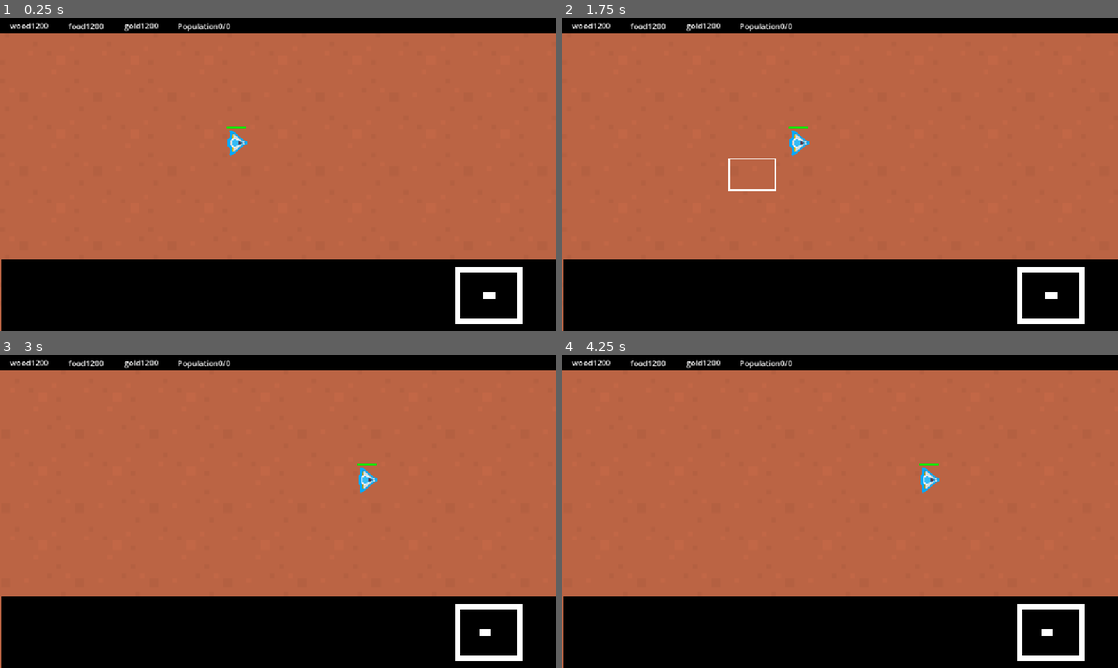
Above: before the commit, frames 1-4 (two rows, left to right).
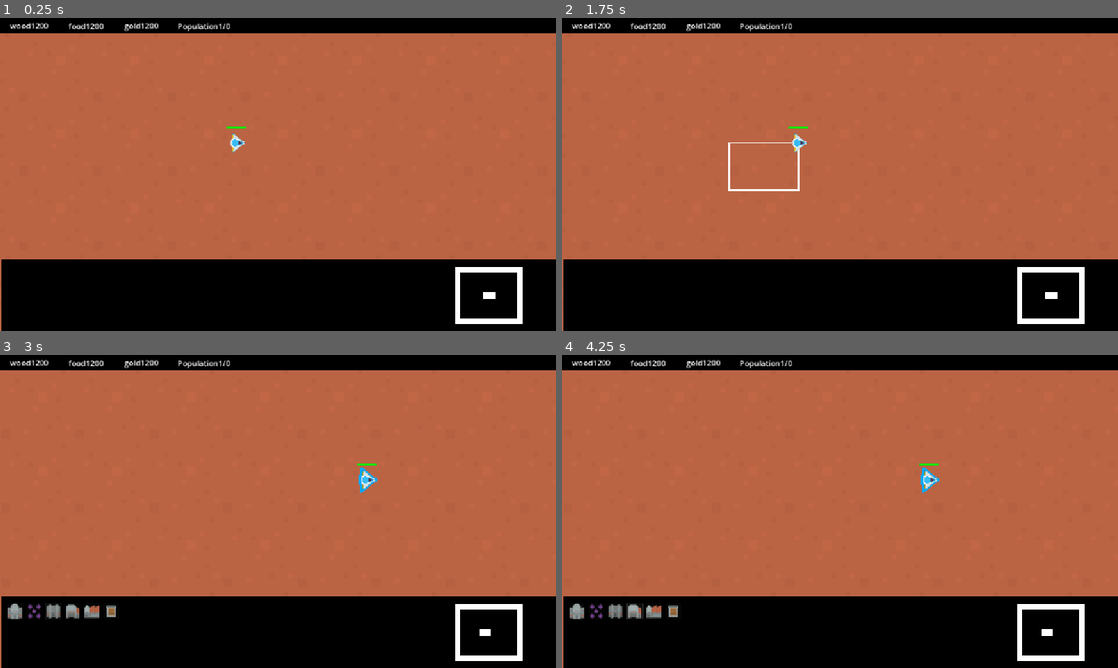
Above: after the commit, the same moments.

Repository: Tonkadora/RTS
Game: Godot game, scene res://main.tscn
Same seed, same stepped clock (60 frames per second), same inputs: the game is played once before the commit and once after it.
Inputs (mouse positions are in pixels of both pictures, inside the frame that each line leads up to):
- Up to frame 1 (0.25 s): no input
- Up to frame 2 (1.75 s): tap Enter at 0.5 s; move the mouse to (962, 158) at 0.52 s; click (962, 158) at 0.67 s; tap Space at 1.25 s; drag from (728, 190) to (795, 143) at 1.27 s
- Up to frame 3 (3 s): click (16, 611) at 2.02 s; click (55, 611) at 2.77 s
- Up to frame 4 (4.25 s): click (634, 611) at 3.52 s

The runs differ from the first frame. In frame 1, less than 0.1% of the frame differs, in the area x 39-45%, y 1-45%; in frame 2, 0.2%; in frame 3, 0.6%; in frame 4, 0.6%, in the area x 1-40%, y 1-85%.
Error after the commit: Cannot call method 'instantiate' on a null value. (res://worker_build_options.gd:17)

Commit message:
workerFunctions

Diff:
--- a/game_objects.gd
+++ b/game_objects.gd
@@ -33,7 +33,7 @@
 			var q = PhysicsShapeQueryParameters2D.new()
 			q.shape = select_rect
 			q.collision_mask = 2
-			q.transform = Transform2D(0,(drag_end - drag_start)/2)
+			q.transform = Transform2D(0,(drag_end + drag_start)/2)
 			selected = space.intersect_shape(q)
 			for item in selected:
 				item.collider.selected = true
--- /dev/null
+++ b/worker.gd
@@ -0,0 +1,372 @@
+extends CharacterBody2D
+
+@export var speed = 150
+@export var laser: PackedScene
+
+var target_radius = 10
+var av = Vector2.ZERO
+var avoid_weight = 0.1
+
+var job_building = false
+var job_cutting_wood = false
+var job_mining_gold = false
+var job_farming_farm = false
+var job_attack = false
+var job_attack_units = false
+var using_worker_tools = false
+
+var target_id = null
+var new_id = null
+var target_middle_of_enemy = null
+
+var wood_gathered = 0
+var gold_gathered = 0
+var food_gathered = 0
+
+var able_to_shoot = true
+
+var health = 10
+
+var selected = false:
+	set = set_selected
+
+var target = null:
+	set = set_target
+
+@onready var nav_agent: NavigationAgent2D = $NavigationAgent2D
+@onready var body: Node2D = $Body
+@onready var back_sprite: Sprite2D = $Body/BackSprite
+@onready var hit_box: Area2D = $HitBox
+@onready var animation_player: AnimationPlayer = $AnimationPlayer
+@onready var timer_inactive: Timer = $TimerInactive
+@onready var timer_shoot: Timer = $TimerShoot
+@onready var progress_bar: ProgressBar = $ProgressBar
+
+
+func _ready() -> void:
+	Global.player_units += 1
+	Global.population_count += 1
+
+	var characters = "abcdefghijklmnopqrstuvwxyz"
+	new_id = generate_id(characters, 10)
+	add_to_group("unit")
+
+
+func _physics_process(delta: float) -> void:
+	make_path()
+	move_towards_target()
+
+	if selected and Global.new_worker_target != null:
+		turn_off_all_jobs()
+		target = Global.new_worker_target
+
+		if Global.new_worker_target_job == "build":
+			turn_off_all_jobs()
+			job_building = true
+			target_id = Global.new_worker_target_id
+		if Global.new_worker_target_job == "chop_wood":
+			turn_off_all_jobs()
+			job_cutting_wood = true
+			target_id = Global.new_worker_target_id
+		if Global.new_worker_target_job == "mine_gold":
+			turn_off_all_jobs()
+			job_mining_gold = true
+			target_id = Global.new_worker_target_id
+		if Global.new_worker_target_job == "farm":
+			turn_off_all_jobs()
+			job_farming_farm = true
+			target_id = Global.new_worker_target_id
+		if Global.new_worker_target_job == "attack_unit":
+			turn_off_all_jobs()
+			job_attack_units = true
+			target_id = Global.new_worker_target_id
+		if Global.new_worker_target_job == "attack":
+			turn_off_all_jobs()
+			job_attack = true
+			target_id = Global.new_worker_target_id
+		if Global.new_worker_target_job == "tile" and job_farming_farm == false:
+			find_closest_side_of_tile()
+
+		selected = false
+
+	if using_worker_tools:
+		speed = 0
+		animation_player.play("UseTools")
+		await animation_player.animation_finished
+		if job_cutting_wood or job_farming_farm or job_mining_gold:
+			find_closest_drop_off_spot()
+			find_closest_side_of_tile()
+			using_worker_tools = false
+		speed = 150
+
+	if (job_cutting_wood or job_farming_farm or job_mining_gold or job_building) and timer_inactive.time_left == 0 and velocity == Vector2(0,0) and target == null:
+		using_worker_tools = false
+		find_closest_target_for_job()
+		reset_stand_still_timer()
+
+
+	check_if_no_more_resoruces_for_job()
+
+
+	if velocity != Vector2(0,0):
+		body.look_at(nav_agent.get_next_path_position())
+
+	if job_attack and target != null:
+		var distance_to_enemy = (target - global_position).lenghth()
+		if distance_to_enemy <= 70:
+			body.look_at(target_middle_of_enemy)
+			speed = 0
+			if able_to_shoot:
+				able_to_shoot = false
+				timer_shoot.start()
+				var new_laser = laser.instantiate()
+				new_laser.is_player_laser = true
+				add_sibling(new_laser)
+				new_laser.position = body.global_position
+				new_laser.look_at(target_middle_of_enemy)
+				new_laser.owners_id = new_id
+			var all_enemies = get_tree().get_nodes_in_group("enemy")
+			var found_targeted_enemy = false
+			for enemy in all_enemies:
+				if enemy.new_id == target_id:
+					target = enemy.position
+					target_middle_of_enemy = target
+					find_closest_side_of_tile()
+					found_targeted_enemy = true
+			if found_targeted_enemy == false:
+				job_attack = false
+				target = null
+				target_id = null
+				turn_off_all_jobs()
+		else:
+			var all_enemies = get_tree().get_nodes_in_group("enemy")
+			var found_targeted_enemy = false
+			for enemy in all_enemies:
+				if enemy.new_id == target_id:
+					target = enemy.position
+					target_middle_of_enemy = target
+					find_closest_side_of_tile()
+					found_targeted_enemy = true
+			if found_targeted_enemy == false:
+				job_attack = false
+				target = null
+				target_id = null
+				turn_off_all_jobs()
+			speed = 150
+	progress_bar.value = health
+
+	if health <= 0:
+		Global.player_units -= 1
+		Global.population_count -= 1
+		queue_free()
+
+
+func set_selected(value):
+	selected = value
+	if selected:
+		back_sprite.visible = true
+		Global.workers_selected = true
+	else:
+		back_sprite.visible = false
+		Global.workers_selected = false
+
+
+func set_target(value):
+	target = value
+
+
+func avoid():
+	var result = Vector2.ZERO
+	var neighbors = hit_box.get_overlapping_bodies()
+	if neighbors:
+		for n in neighbors:
+			result += n.position.direction_to(position)
+		result /= neighbors.size()
+	return result.normalized()
+
+
+func _on_navigation_agent_2d_velocity_computed(safe_velocity: Vector2) -> void:
+		velocity = safe_velocity
+
+
+func make_path():
+	if target != null:
+		nav_agent.target_position = target
+
+
+func move_towards_target():
+	velocity = Vector2.ZERO
+	if target != null:
+		velocity = position.direction_to(target)
+		var dir = to_local(nav_agent.get_next_path_position()).normalized()
+		velocity = dir * speed
+		if position.distance_to(target) < target_radius:
+			target = null
+	av = avoid()
+	velocity = (velocity + av * avoid_weight).normalized() * speed
+
+	if nav_agent.avoidance_enabled:
+		nav_agent.set_velocity(velocity)
+	else:
+		_on_navigation_agent_2d_velocity_computed(velocity)
+
+	move_and_slide()
+	var next_path_position = nav_agent.get_next_path_position()
+
+
+func turn_off_all_jobs():
+	target_id = null
+	job_building = false
+	job_cutting_wood = false
+	job_mining_gold = false
+	job_farming_farm = false
+	job_attack = false
+	job_attack_units = false
+	using_worker_tools = false
+	speed = 150
+
+
+func find_closest_side_of_tile():
+	if target != null and target.x < self.position.x and target.y < self.position.y:
+		target.x = target.x + 40
+		target.y = target.y + 40
+	if target != null and target.x < self.position.x and target.y > self.position.y:
+		target.x = target.x + 40
+		target.y = target.y - 40
+	if target != null and target.x > self.position.x and target.y < self.position.y:
+		target.x = target.x - 40
+		target.y = target.y + 40
+	if target != null and target.x > self.position.x and target.y > self.position.y:
+		target.x = target.x - 40
+		target.y = target.y - 40
+
+
+func _on_hit_box_area_entered(area: Area2D) -> void:
+	if area.is_in_group("unbuilt_building") and job_building and area.new_id == target_id:
+		using_worker_tools = true
+		body.look_at(area.position)
+	if area.is_in_group("built_building") and job_building:
+		using_worker_tools = false
+		find_closest_target_for_job()
+		reset_stand_still_timer()
+	if area.is_in_group("tree") and job_cutting_wood and area.new_id == target_id:
+		using_worker_tools = true
+		body.look_at(area.position)
+	if area.is_in_group("mine") and job_mining_gold and area.new_id == target_id:
+		using_worker_tools = true
+		body.look_at(area.position)
+	if area.is_in_group("farm") and job_farming_farm and area.new_id == target_id:
+		using_worker_tools = true
+		body.look_at(area.position)
+	if area.is_in_group("town_center") and (job_cutting_wood or job_farming_farm or job_mining_gold):
+		Global.wood_count += wood_gathered
+		Global.gold_count += gold_gathered
+		Global.food_count += food_gathered
+		wood_gathered = 0
+		gold_gathered = 0
+		food_gathered = 0
+		body.look_at(area.position)
+
+		go_back_to_the_resources()
+
+	if area.is_in_group("enemy_laser"):
+		health -= 1
+		if target_id != area.owner_id:
+			turn_off_all_jobs()
+			job_attack_units = true
+			job_attack = true
+			target_id = area.owners_id
+			body.look_at(area.position)
+			var all_enemies = get_tree().get_nodes_in_group("enemies")
+			for enemy in all_enemies:
+				if enemy.new_id == target_id:
+					target = enemy.position
+					target_middle_of_enemy = target
+		area.queue_free()
+
+
+func reset_stand_still_timer():
+	timer_inactive.start()
+
+
+func find_closest_target_for_job():
+	var lowest_distance = INF
+	var closest_job
+	var all_jobs
+
+	if job_building:
+		all_jobs = get_tree().get_nodes_in_group("unbuilt_building")
+	if job_cutting_wood:
+		all_jobs = get_tree().get_nodes_in_group("tree")
+	if job_mining_gold:
+		all_jobs = get_tree().get_nodes_in_group("mine")
+	if job_farming_farm:
+		all_jobs = get_tree().get_nodes_in_group("farm")
+	for job in all_jobs:
+		var distance = job.global_position.distance_to(position)
+		if distance < lowest_distance:
+			closest_job = job.position
+			lowest_distance = distance
+			target_id = job.new_id
+			target = closest_job
+			if job_farming_farm == false:
+				find_closest_side_of_tile()
+
+
+func find_closest_drop_off_spot():
+	var lowest_distance = INF
+	var closest_drop_offs
+	var all_drops_offs = get_tree().get_nodes_in_group("town_center")
+	for drop_off in all_drops_offs:
+		var distance = drop_off.global_position.distance_to(position)
+		if distance < lowest_distance:
+			closest_drop_offs = drop_off
+			lowest_distance = distance
+			target = closest_drop_offs
+
+
+func go_back_to_the_resources():
+	var lowest_resource = INF
+	var all_resources
+	if job_building:
+		all_resources = get_tree().get_nodes_in_group("unbuilt_building")
+	if job_cutting_wood:
+		all_resources = get_tree().get_nodes_in_group("tree")
+	if job_mining_gold:
+		all_resources = get_tree().get_nodes_in_group("mine")
+	if job_farming_farm:
+		all_resources = get_tree().get_nodes_in_group("farm")
+	for resource in all_resources:
+		var distance = resource.global_position.distance_to(position)
+		if resource.new_id == target_id:
+			target = resource.position
+			if job_farming_farm == false:
+				find_closest_side_of_tile()
+
+
+func check_if_no_more_resoruces_for_job():
+	var lowest_distance = INF
+	var all_resources
+	if job_building:
+		all_resources = get_tree().get_nodes_in_group("unbuilt_building")
+	if job_cutting_wood:
+		all_resources = get_tree().get_nodes_in_group("tree")
+	if job_mining_gold:
+		all_resources = get_tree().get_nodes_in_group("mine")
+	if job_farming_farm:
+		all_resources = get_tree().get_nodes_in_group("farm")
+	if job_attack:
+		all_resources = get_tree().get_nodes_in_group("enemy")
+	if all_resources == null:
+		turn_off_all_jobs()
+
+
+func generate_id(characters : String, lenght: int):
+	var word: String
+	var n_char = len(characters)
+	for i in range(lenght):
+		word += characters[randi()% n_char]
+	return word
+
+func _on_timer_shoot_timeout() -> void:
+	able_to_shoot = true
--- a/worker.tscn
+++ b/worker.tscn
@@ -1,5 +1,6 @@
-[gd_scene load_steps=10 format=3 uid="uid://dc6ywhkm5nb0d"]
-
+[gd_scene load_steps=11 format=3 uid="uid://dc6ywhkm5nb0d"]
+
+[ext_resource type="Script" uid="uid://bs7vsxh5arcca" path="res://worker.gd" id="1_8vnpx"]
 [ext_resource type="Texture2D" uid="uid://bvxlm0n0pibcd" path="res://GameArt/kenney_space-shooter-redux/PNG/playerShip3_blue.png" id="1_26yh5"]
 
 [sub_resource type="CircleShape2D" id="CircleShape2D_8vnpx"]
@@ -16,6 +17,57 @@
 
 [sub_resource type="StyleBoxFlat" id="StyleBoxFlat_4r8qu"]
 bg_color = Color(0, 0.905882, 0, 1)
+
+[sub_resource type="Animation" id="Animation_8vnpx"]
+length = 0.001
+tracks/0/type = "value"
+tracks/0/imported = false
+tracks/0/enabled = true
+tracks/0/path = NodePath("Tools:visible")
+tracks/0/interp = 1
+tracks/0/loop_wrap = true
+tracks/0/keys = {
+"times": PackedFloat32Array(0),
+"transitions": PackedFloat32Array(1),
+"update": 1,
+"values": [false]
+}
+tracks/1/type = "value"
+tracks/1/imported = false
+tracks/1/enabled = true
+tracks/1/path = NodePath("Tools/CollisionShape2D:disabled")
+tracks/1/interp = 1
+tracks/1/loop_wrap = true
+tracks/1/keys = {
+"times": PackedFloat32Array(0),
+"transitions": PackedFloat32Array(1),
+"update": 1,
+"values": [true]
+}
+tracks/2/type = "value"
+tracks/2/imported = false
+tracks/2/enabled = true
+tracks/2/path = NodePath("Tools/CollisionShape2D:scale")
+tracks/2/interp = 1
+tracks/2/loop_wrap = true
+tracks/2/keys = {
+"times": PackedFloat32Array(0),
+"transitions": PackedFloat32Array(1),
+"update": 0,
+"values": [Vector2(1, 1)]
+}
+tracks/3/type = "value"
+tracks/3/imported = false
+tracks/3/enabled = true
+tracks/3/path = NodePath("Body:scale")
+tracks/3/interp = 1
+tracks/3/loop_wrap = true
+tracks/3/keys = {
+"times": PackedFloat32Array(0),
+"transitions": PackedFloat32Array(1),
+"update": 0,
+"values": [Vector2(1, 1)]
+}
 
 [sub_resource type="Animation" id="Animation_26yh5"]
 resource_name = "UseTools"
@@ -69,57 +121,6 @@
 "values": [Vector2(1, 1), Vector2(1.2, 1.2), Vector2(1, 1)]
 }
 
-[sub_resource type="Animation" id="Animation_8vnpx"]
-length = 0.001
-tracks/0/type = "value"
-tracks/0/imported = false
-tracks/0/enabled = true
-tracks/0/path = NodePath("Tools:visible")
-tracks/0/interp = 1
-tracks/0/loop_wrap = true
-tracks/0/keys = {
-"times": PackedFloat32Array(0),
-"transitions": PackedFloat32Array(1),
-"update": 1,
-"values": [false]
-}
-tracks/1/type = "value"
-tracks/1/imported = false
-tracks/1/enabled = true
-tracks/1/path = NodePath("Tools/CollisionShape2D:disabled")
-tracks/1/interp = 1
-tracks/1/loop_wrap = true
-tracks/1/keys = {
-"times": PackedFloat32Array(0),
-"transitions": PackedFloat32Array(1),
-"update": 1,
-"values": [true]
-}
-tracks/2/type = "value"
-tracks/2/imported = false
-tracks/2/enabled = true
-tracks/2/path = NodePath("Tools/CollisionShape2D:scale")
-tracks/2/interp = 1
-tracks/2/loop_wrap = true
-tracks/2/keys = {
-"times": PackedFloat32Array(0),
-"transitions": PackedFloat32Array(1),
-"update": 0,
-"values": [Vector2(1, 1)]
-}
-tracks/3/type = "value"
-tracks/3/imported = false
-tracks/3/enabled = true
-tracks/3/path = NodePath("Body:scale")
-tracks/3/interp = 1
-tracks/3/loop_wrap = true
-tracks/3/keys = {
-"times": PackedFloat32Array(0),
-"transitions": PackedFloat32Array(1),
-"update": 0,
-"values": [Vector2(1, 1)]
-}
-
 [sub_resource type="AnimationLibrary" id="AnimationLibrary_7p3b1"]
 _data = {
 &"RESET": SubResource("Animation_8vnpx"),
@@ -132,10 +133,12 @@
 collision_mask = 3
 motion_mode = 1
 safe_margin = 5.0
+script = ExtResource("1_8vnpx")
 
 [node name="Body" type="Node2D" parent="."]
 
 [node name="BackSprite" type="Sprite2D" parent="Body"]
+visible = false
 clip_children = 2
 position = Vector2(4, 15)
 rotation = 1.5708
@@ -206,3 +209,6 @@
 libraries = {
 &"": SubResource("AnimationLibrary_7p3b1")
 }
+
+[connection signal="area_entered" from="HitBox" to="." method="_on_hit_box_area_entered"]
+[connection signal="timeout" from="TimerShoot" to="." method="_on_timer_shoot_timeout"]
Not shown, added: worker.gd.uid
